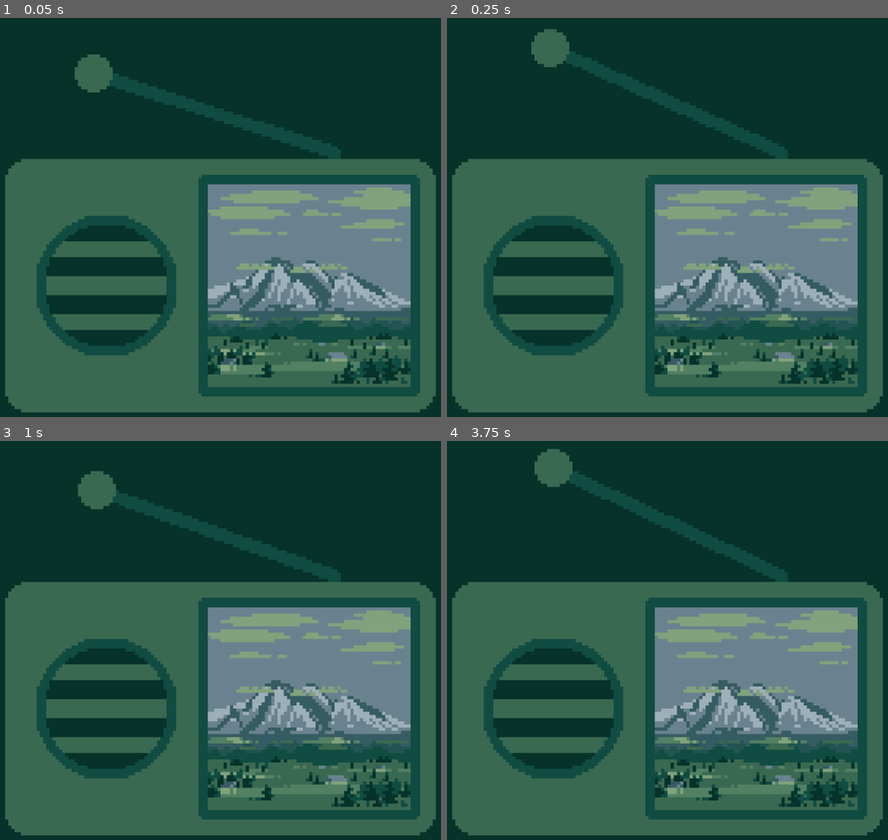
Above: before the commit, frames 1-4 (two rows, left to right).
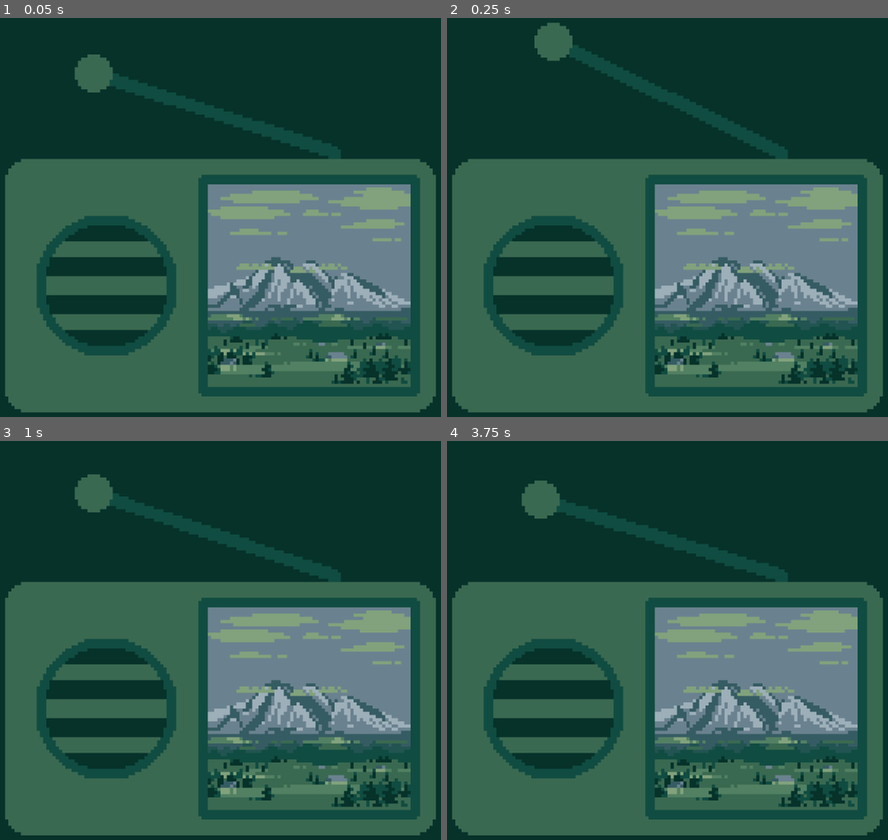
Above: after the commit, the same moments.

Repository: auranym/tunepix
Game: Godot game, scene res://main.tscn
Same seed, same stepped clock (60 frames per second), same inputs: the game is played once before the commit and once after it.
Inputs:
- Up to frame 1 (0.05 s): no input
- Up to frame 2 (0.25 s): no input
- Up to frame 3 (1 s): no input
- Up to frame 4 (3.75 s): tap Enter at 3.5 s

Frame 1 is identical in both runs. In frame 2, 1.0% of the frame differs, in the area x 19-70%, y 1-32%; in frame 3, 0.6%; in frame 4, 3.7%, in the area x 16-74%, y 1-35%.

Commit message:
more granularity to antenna beat bump

Diff:
--- a/default_bus_layout.tres
+++ b/default_bus_layout.tres
@@ -4,7 +4,7 @@
 resource_name = "SpectrumAnalyzer"
 
 [resource]
-bus/0/volume_db = -0.526013
+bus/0/volume_db = -80.0
 bus/1/name = &"Analyzer"
 bus/1/solo = false
 bus/1/mute = false
--- a/test/mountain_song_config.tres
+++ b/test/mountain_song_config.tres
@@ -46,9 +46,13 @@
 antenna_receiver_radius = 4
 antenna_receiver_color = Color(0.227451, 0.411765, 0.317647, 1)
 antenna_angle = 18
-antenna_beat_bump = true
-antenna_beat_bump_ease = 1
-antenna_beat_bump_trans = 4
+antenna_beat_bump_enabled = true
 antenna_beat_bump_angle = 8.0
-antenna_beat_bump_length = 0.9
-antenna_beat_bump_anticipation = 0.98
+antenna_beat_bump_length = 0.7
+antenna_beat_bump_start = 0.96
+antenna_beat_bump_in_length = 0.1
+antenna_beat_bump_in_trans = 10
+antenna_beat_bump_in_ease = 0
+antenna_beat_bump_out_length = 0.9
+antenna_beat_bump_out_trans = 4
+antenna_beat_bump_out_ease = 1
--- a/tune_pix.gd
+++ b/tune_pix.gd
@@ -237,22 +237,47 @@
 
 
 func _get_beat_bump_angle_offset():
-	if Engine.is_editor_hint():
+	if Engine.is_editor_hint() or config.antenna_beat_bump_length == 0.0:
 		return 0.0
 
-	var elapsed = clamp(fposmod((_get_beat_energy() + config.antenna_beat_bump_anticipation), 1.0) / config.antenna_beat_bump_length, 0.0, 1.0)
-	return Tween.interpolate_value(
-		config.antenna_beat_bump_angle,
-		-1 * config.antenna_beat_bump_angle,
-		elapsed,
-		1.0,
-		config.antenna_beat_bump_trans,
-		config.antenna_beat_bump_ease
-	)
+	var elapsed = fposmod(
+		_get_beat_energy() + config.antenna_beat_bump_start
+		, 1.0
+	) / config.antenna_beat_bump_length
+
+	# In
+	if elapsed < config.antenna_beat_bump_in_length:
+		return Tween.interpolate_value(
+			0.0,
+			config.antenna_beat_bump_angle,
+			elapsed,
+			config.antenna_beat_bump_in_length,
+			config.antenna_beat_bump_in_trans,
+			config.antenna_beat_bump_in_ease
+		)
+
+	# Hold
+	elif elapsed < 1.0 - config.antenna_beat_bump_out_length:
+		return config.antenna_beat_bump_angle
+
+	# Out
+	elif elapsed < 1.0:
+		return Tween.interpolate_value(
+			config.antenna_beat_bump_angle,
+			- config.antenna_beat_bump_angle,
+			elapsed - (1.0 - config.antenna_beat_bump_out_length),
+			config.antenna_beat_bump_out_length,
+			config.antenna_beat_bump_out_trans,
+			config.antenna_beat_bump_out_ease
+		)
+
+	# Base
+	else:
+		return 0.0
 
 
 func _draw_antenna():
-	var beat_angle_offset = _get_beat_bump_angle_offset() if config.antenna_beat_bump else 0.0
+	var beat_angle_offset = _get_beat_bump_angle_offset() if config.antenna_beat_bump_enabled else 0.0
 	var unit_vector = Vector2.from_angle(deg_to_rad(
 		clamp(
 			config.antenna_angle + 180 + beat_angle_offset,
--- a/tune_pix_config.gd
+++ b/tune_pix_config.gd
@@ -200,17 +200,11 @@
 	set(val):
 		antenna_angle = val
 		visuals_changed.emit()
-@export var antenna_beat_bump := false:
-	set(val):
-		antenna_beat_bump = val
-		visuals_changed.emit()
-@export var antenna_beat_bump_ease: Tween.EaseType = Tween.EaseType.EASE_OUT:
-	set(val):
-		antenna_beat_bump_ease = val
-		visuals_changed.emit()
-@export var antenna_beat_bump_trans: Tween.TransitionType = Tween.TransitionType.TRANS_QUAD:
-	set(val):
-		antenna_beat_bump_trans = val
+
+@export_subgroup("Antenna Beat Bump", "antenna_beat_bump_")
+@export var antenna_beat_bump_enabled := false:
+	set(val):
+		antenna_beat_bump_enabled = val
 		visuals_changed.emit()
 @export_range(-90.0, 90.0) var antenna_beat_bump_angle = 30.0:
 	set(val):
@@ -220,7 +214,37 @@
 	set(val):
 		antenna_beat_bump_length = val
 		visuals_changed.emit()
-@export_range(0.0, 1.0) var antenna_beat_bump_anticipation = 0.0:
-	set(val):
-		antenna_beat_bump_anticipation = val
-		visuals_changed.emit()
+@export_range(0.0, 1.0) var antenna_beat_bump_start = 0.0:
+	set(val):
+		antenna_beat_bump_start = val
+		visuals_changed.emit()
+@export_range(0.0, 1.0) var antenna_beat_bump_in_length = 0.1:
+	set(val):
+		if antenna_beat_bump_out_length:
+			antenna_beat_bump_in_length = min(val, 1.0 - antenna_beat_bump_out_length)
+		else:
+			antenna_beat_bump_in_length = val
+		visuals_changed.emit()
+@export var antenna_beat_bump_in_trans: Tween.TransitionType = Tween.TransitionType.TRANS_QUAD:
+	set(val):
+		antenna_beat_bump_in_trans = val
+		visuals_changed.emit()
+@export var antenna_beat_bump_in_ease: Tween.EaseType = Tween.EaseType.EASE_OUT:
+	set(val):
+		antenna_beat_bump_in_ease = val
+		visuals_changed.emit()
+@export_range(0.0, 1.0) var antenna_beat_bump_out_length = 0.1:
+	set(val):
+		if antenna_beat_bump_in_length:
+			antenna_beat_bump_out_length = min(val, 1.0 - antenna_beat_bump_in_length)
+		else:
+			antenna_beat_bump_out_length = val
+		visuals_changed.emit()
+@export var antenna_beat_bump_out_trans: Tween.TransitionType = Tween.TransitionType.TRANS_QUAD:
+	set(val):
+		antenna_beat_bump_out_trans = val
+		visuals_changed.emit()
+@export var antenna_beat_bump_out_ease: Tween.EaseType = Tween.EaseType.EASE_OUT:
+	set(val):
+		antenna_beat_bump_out_ease = val
+		visuals_changed.emit()
